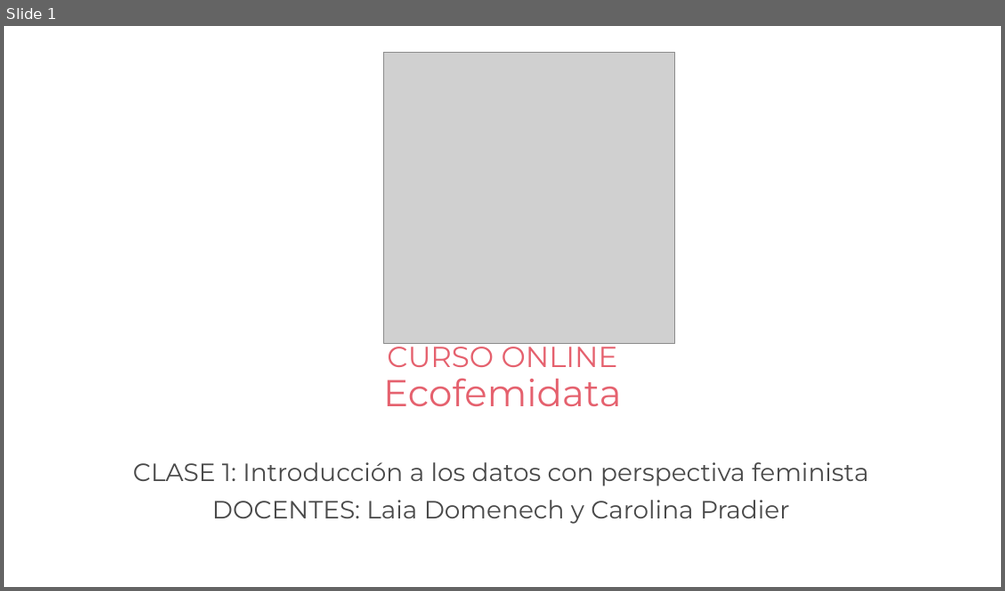
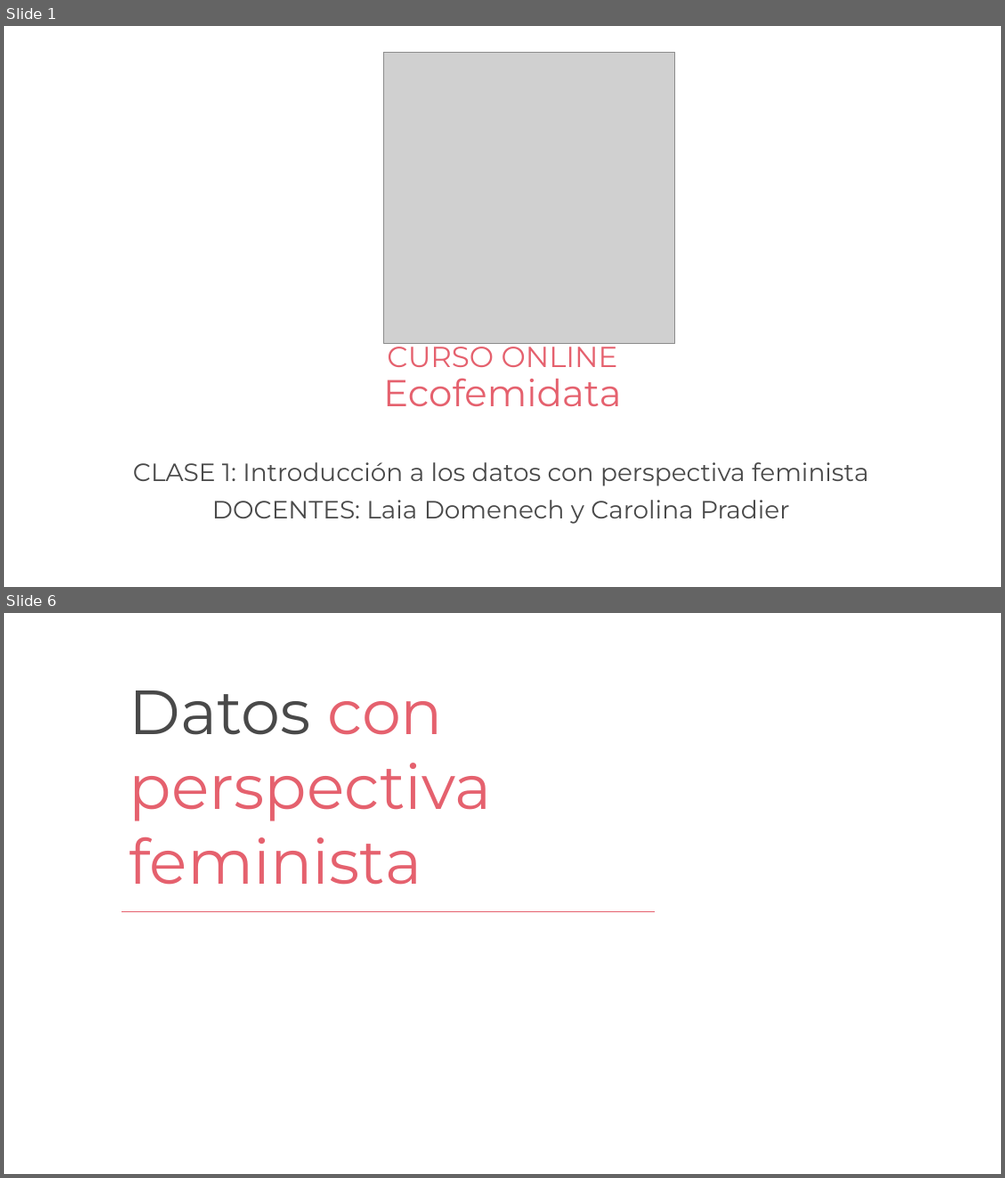
Before and after one commit to caropradier/Curso-Ecofemidata, a slide deck: clase1/Clase1 - Curso Ecofemidata.pptx. Shown one above the other, each under a label of ours: slide 1 before the commit, slides 1 and 6 after it; the slides between them are not shown. The pictures are 1005x591 and 1005x1178 pixels, drawn with LibreOffice and Linux fonts; fonts in the diff are those of the drawing; grey boxes stand for pictures; background and template pictures are left out. Boxes give left, top, right and bottom in pixels: in the first picture for what was removed or moved away, otherwise in the second. Text is boxed around its words. In the diff, an @@ line names an element or a change of style, - is before the commit and + after.

```diff
--- a/clase1/Clase1 - Curso Ecofemidata.pptx
+++ b/clase1/Clase1 - Curso Ecofemidata.pptx
@@ slide 6 added at (4, 613, 1001, 1174), background picture (left out) @@
@@ text added at (129, 690, 492, 884), 60 pt, text #E5616E @@
+Datos con perspectiva feminista
@@ line added from (122, 911) to (655, 911), #E5616E 0.5 pt @@
```
Also in this commit, not shown: 20 other slides added, 1 slide removed, 3 other files.
